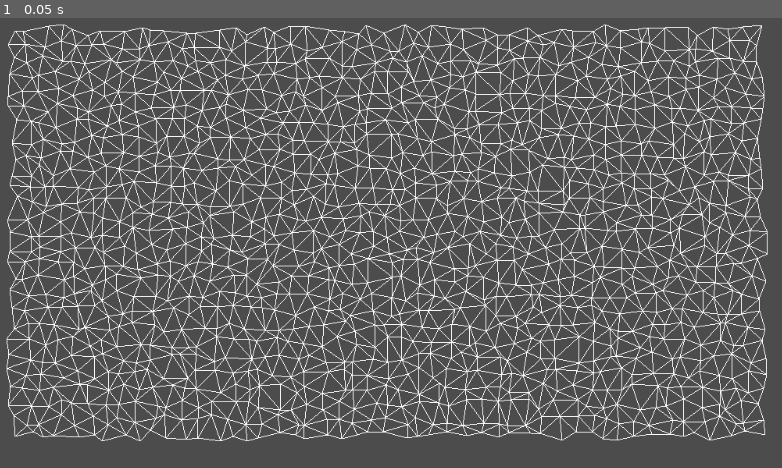
Above: before the commit, frame 1.
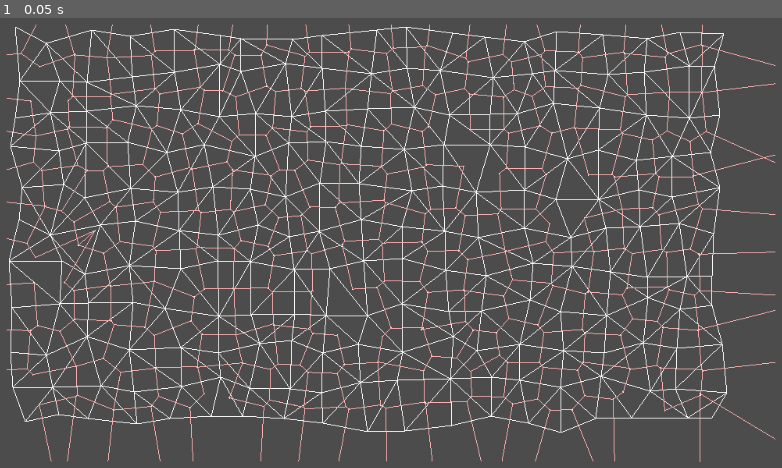
Above: after the commit, the same moment.

Repository: MichaelReel/2DMapGen
Game: Godot game, scene res://Delaunay.tscn
Two runs of this game, one before a commit and one after it. Both use one fixed random seed, a clock stepped at 60 frames per second and the inputs below. This scene is started directly instead of the project's main scene.
Inputs:
- Up to frame 1 (0.05 s): no input

The runs differ from the first frame. In frame 1, 33% of the frame differs, in the area x 0-100%, y 1-99%.

Commit message:
Need to address some artifacts, but mostly implemented a voronoi from cultivated delaunay graph.

Diff:
--- a/Delaunay.gd
+++ b/Delaunay.gd
@@ -1,7 +1,7 @@
 extends TextureRect
 
-const POINT_SPACE : int = 20
-const SPACE_PAD : int = 5
+const POINT_SPACE : int = 50
+const SPACE_PAD : int = POINT_SPACE / 2
 
 onready var width : int = rect_size.x
 onready var height : int = rect_size.y
@@ -9,6 +9,7 @@
 
 onready var point_grid : Array = []
 onready var quad_grid : Array = []
+onready var voronoi_edges : Array = []
 
 class PointGridRef:
 	var row : int
@@ -31,15 +32,42 @@
 	var b : PointGridRef
 	var c : PointGridRef
 	var points : PoolVector2Array
+	var circ_cent : Vector2
 
 	func _init(p1 : PointGridRef, p2 : PointGridRef, p3 : PointGridRef):
 		a = p1
 		b = p2
 		c = p3
 		points = PoolVector2Array([a.point(), b.point(), c.point(), a.point()])
+		circ_cent = calculate_circumcenter(a.point(), b.point(), c.point())
 
 	func draw(canvas : CanvasItem, color: Color):
 		canvas.draw_polyline(points, color)
+		canvas.draw_circle(circ_cent, 1.0, color)
+
+	static func calculate_circumcenter(vA : Vector2, vB : Vector2, vC : Vector2) -> Vector2:
+		var result : Vector2 = Vector2()
+
+		var mAB : Vector2 = (vA + vB) / 2
+		var mBC : Vector2 = (vB + vC) / 2
+
+		var dAB : Vector2 = (vB - vA)
+		var dBC : Vector2 = (vC - vB)
+
+		if dAB == Vector2.ZERO or dBC == Vector2.ZERO:
+			print ("CC ERR: " + "NOT A TRIANGLE" + " from: " + str(vA) + " / " + str(vB) + " / " + str(vC))
+		else:
+			var a = -dAB.aspect()
+			var a1 = mAB.y - (a * mAB.x)
+			var b = -dBC.aspect()
+			var b1 = mBC.y - (b * mBC.x)
+			if a == b:
+				print ("CC ERR: " + "CO-LINEAR TRIANGLE" + " from: " + str(vA) + " / " + str(vB) + " / " + str(vC))
+			else:
+				result.x = -((a1 + (-b1)) / ((-b) + a))
+				result.y = (b * result.x) + b1
+
+		return result
 
 class GridQuad:
 	var left : GridTriangle
@@ -77,9 +105,32 @@
 		top = right
 		bottom = left
 
+	# Changes to the functions above will require changes to the functions below
+	func top_left() -> Vector2:
+		return left.a.point()
+
+	func top_right() -> Vector2:
+		return right.b.point()
+
+	func bottom_left() -> Vector2:
+		return left.c.point()
+
+	func bottom_right() -> Vector2:
+		return right.c.point()
+
+
+class VoronoiEdge:
+	var v1 : Vector2
+	var v2 : Vector2
+
+	func _init(a : Vector2, b : Vector2):
+		v1 = a
+		v2 = b
+
+	func draw(canvas : CanvasItem, color: Color):
+		canvas.draw_line(v1, v2, color)
 
 func _ready():
-
 	# Create initial array of points
 	for y in range(0, height - POINT_SPACE, POINT_SPACE):
 		var point_row : Array = []
@@ -95,6 +146,49 @@
 			var quad = GridQuad.new(PointGridRef.new(row, col, point_grid))
 			quad_row.append(quad)
 		quad_grid.append(quad_row)
+
+	# Create voronoi connections
+	for row in range(0, quad_grid.size()):
+		for col in range(0, quad_grid[row].size()):
+			var quad = quad_grid[row][col]
+			# The 2 tris in the quad will be connected anyway
+			voronoi_edges.append(VoronoiEdge.new(quad.left.circ_cent, quad.right.circ_cent))
+			# If we're on an edge we should have an edge connector
+			# Get the normal on the box edge and make out line to edge
+			# If not edge then just connect to the triangle on that side
+			var new_vector : Vector2
+			if row == 0:
+				var normal : Vector2 = quad.top_right().direction_to(quad.top_left()).tangent()
+				var edge_x : float = quad.top.circ_cent.x - (normal.x * (quad.top.circ_cent.y / normal.y))
+				new_vector = Vector2(edge_x, 0.0)
+			else:
+				new_vector = quad_grid[row - 1][col].bottom.circ_cent
+			voronoi_edges.append(VoronoiEdge.new(new_vector, quad.top.circ_cent))
+
+			if col == 0:
+				var normal : Vector2 = quad.top_left().direction_to(quad.bottom_left()).tangent()
+				var edge_y : float = quad.left.circ_cent.y - (normal.y * (quad.left.circ_cent.x / normal.x))
+				new_vector = Vector2(0.0, edge_y)
+			else:
+				new_vector = quad_grid[row][col - 1].right.circ_cent
+			voronoi_edges.append(VoronoiEdge.new(new_vector, quad.left.circ_cent))
+
+			if row == quad_grid.size() - 1:
+				var normal : Vector2 = quad.bottom_left().direction_to(quad.bottom_right()).tangent()
+				var edge_x : float = quad.bottom.circ_cent.x + (normal.x * ((height - quad.bottom.circ_cent.y) / normal.y))
+				new_vector = Vector2(edge_x, height)
+			else:
+				new_vector = quad_grid[row + 1][col].top.circ_cent
+			voronoi_edges.append(VoronoiEdge.new(new_vector, quad.bottom.circ_cent))
+
+			if col == quad_grid[row].size() - 1:
+				var normal : Vector2 = quad.bottom_right().direction_to(quad.top_right()).tangent()
+				var edge_y : float = quad.left.circ_cent.y + (normal.y * ((width - quad.left.circ_cent.x) / normal.x))
+				new_vector = Vector2(width, edge_y)
+			else:
+				new_vector = quad_grid[row][col + 1].left.circ_cent
+			voronoi_edges.append(VoronoiEdge.new(new_vector, quad.right.circ_cent))
+
 
 #	var image_texture := ImageTexture.new()
 #	#Prepare image for drawing
@@ -117,6 +211,7 @@
 	# Take advantage of the inherited CanvasItem capability
 	# This does not draw onto the image texture
 	var white = Color(1.0, 1.0, 1.0, 1.0)
+	var pink = Color(1.0, 0.7, 0.7, 1.0)
 	# Show points:
 	for quad_row in quad_grid:
 		for quad in quad_row:
@@ -124,3 +219,6 @@
 			var tri_bottom : GridTriangle = quad.bottom
 			tri_top.draw(self, white)
 			tri_bottom.draw(self, white)
+
+	for edge in voronoi_edges:
+		edge.draw(self, pink)
